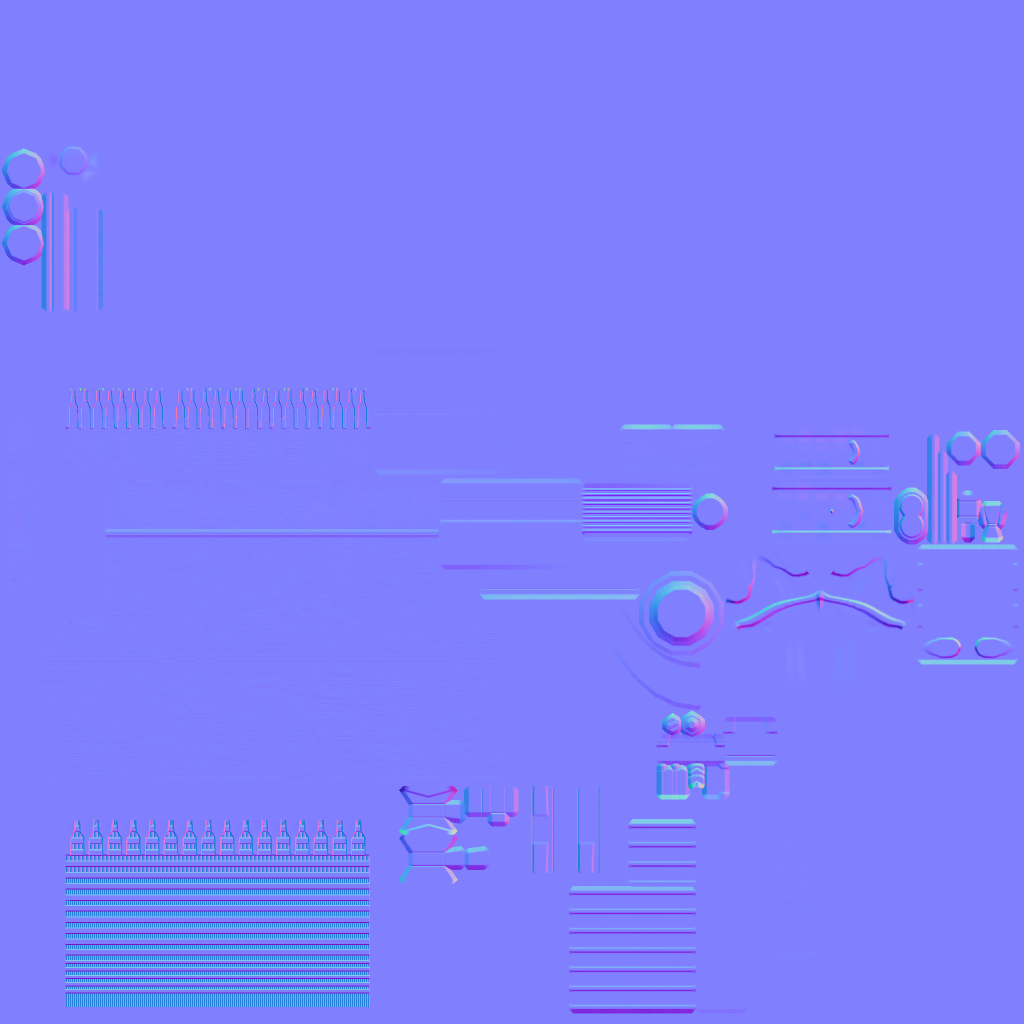
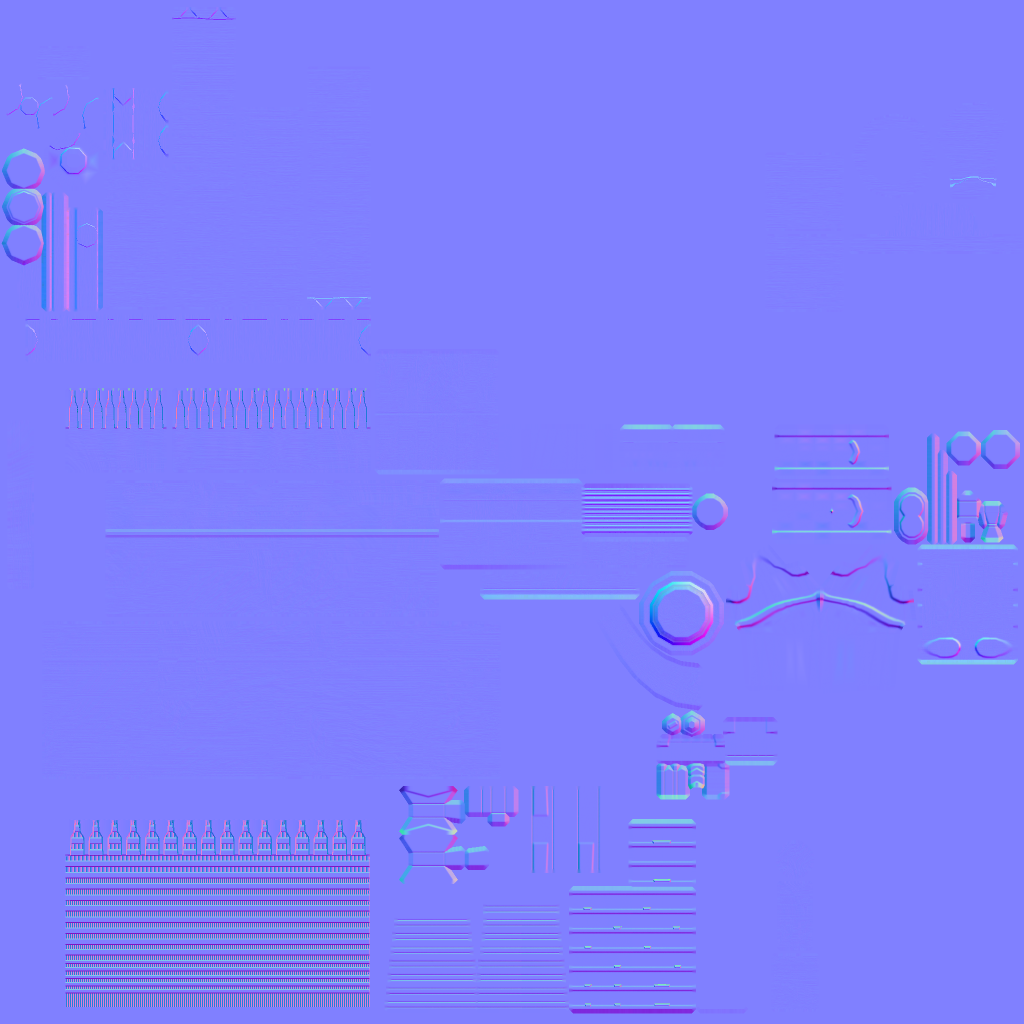
Before/after of a 1024×1024 layered artwork. What changed in the layer stack:
added group "NORMAL" with 6 layers over (6, 7, 1022, 1011)
moved "heatexchanger #1" into group "NORMAL", painted on it over (6, 7, 1022, 708)
moved "heatexchanger" into group "NORMAL", painted on it over (6, 7, 1022, 708)
moved "Warstwa" into group "NORMAL", painted on it over (17, 130, 1020, 1011)
moved "ENG_F1_NRM.png" into group "NORMAL" over (6, 7, 1022, 1011)
